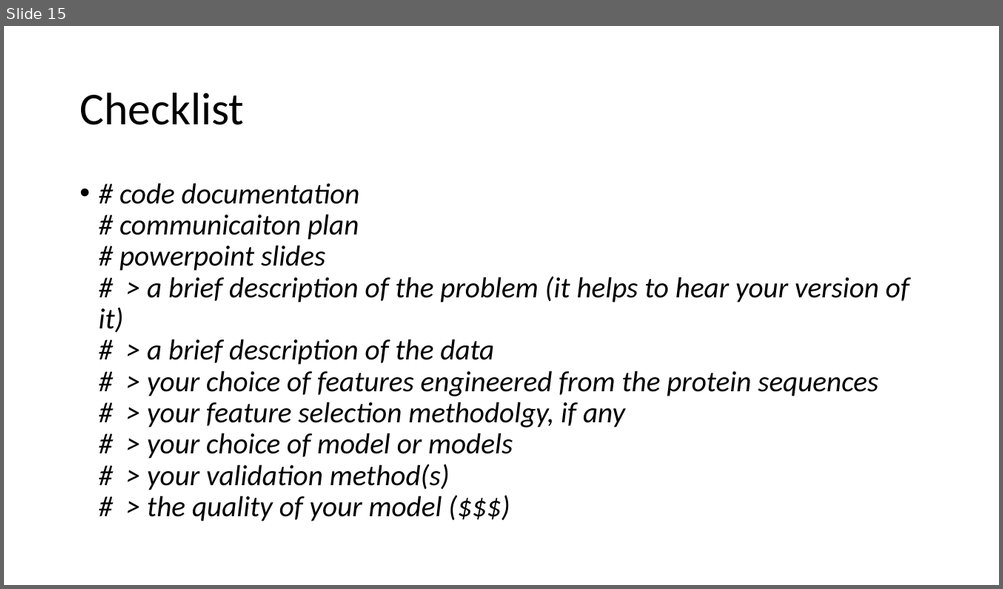
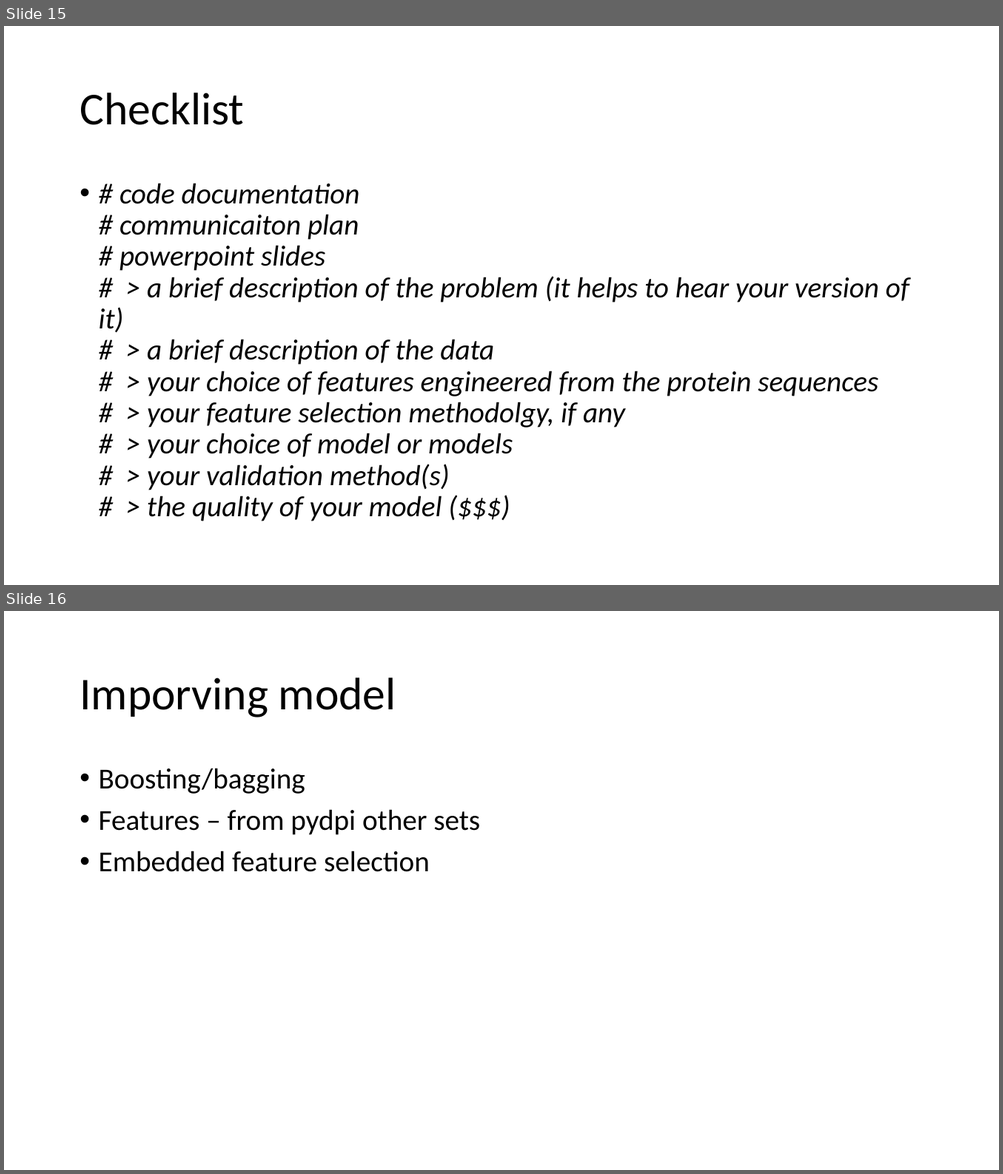
Before and after one commit to JoannaDrx/protein-classification, a slide deck: drugpro-jd.pptx. Shown one above the other, each under a label of ours: slide 15 before the commit, slides 15 and 16 after it. The pictures are 1003x589 and 1003x1174 pixels, drawn with LibreOffice and Linux fonts; fonts in the diff are those of the drawing. Boxes give left, top, right and bottom in pixels: in the first picture for what was removed or moved away, otherwise in the second. Text is boxed around its words. In the diff, an @@ line names an element or a change of style, - is before the commit and + after.

```diff
--- a/drugpro-jd.pptx
+++ b/drugpro-jd.pptx
@@ slide 16 added at (4, 611, 999, 1170), background #FFFFFF @@
@@ title added at (79, 678, 396, 718), 44 pt, text #000000 @@
+Imporving model
@@ text added at (99, 768, 480, 872), 28 pt, text #000000 @@
+• Boosting/bagging
+• Features – from pydpi other sets
+• Embedded feature selection
```
Also in this commit, not shown: 20 other files.
